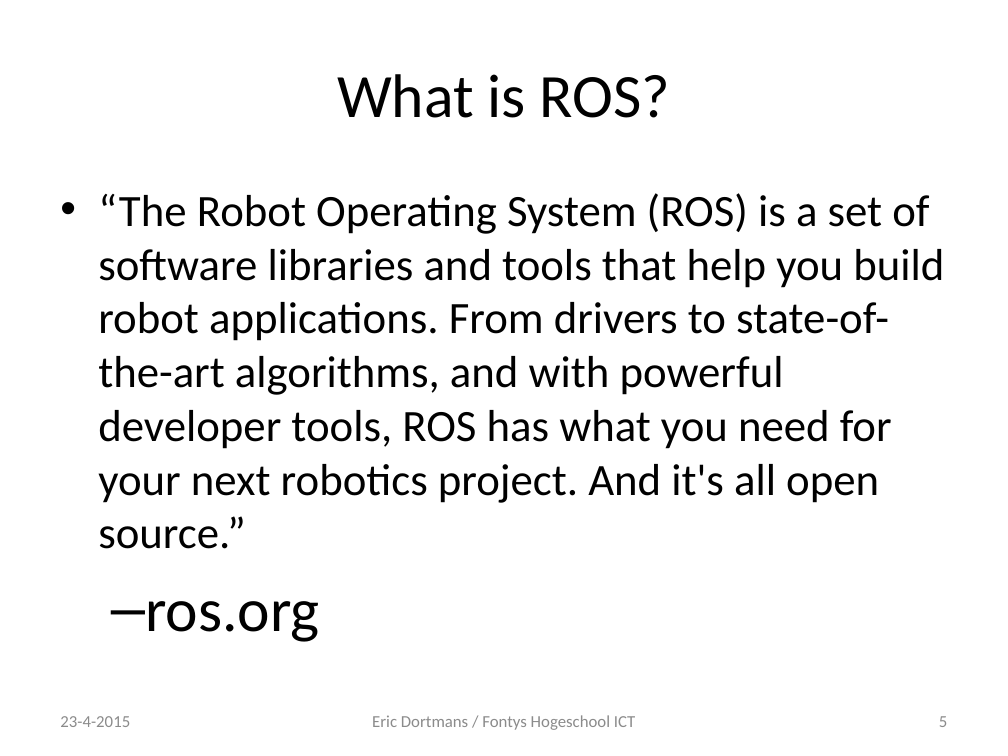
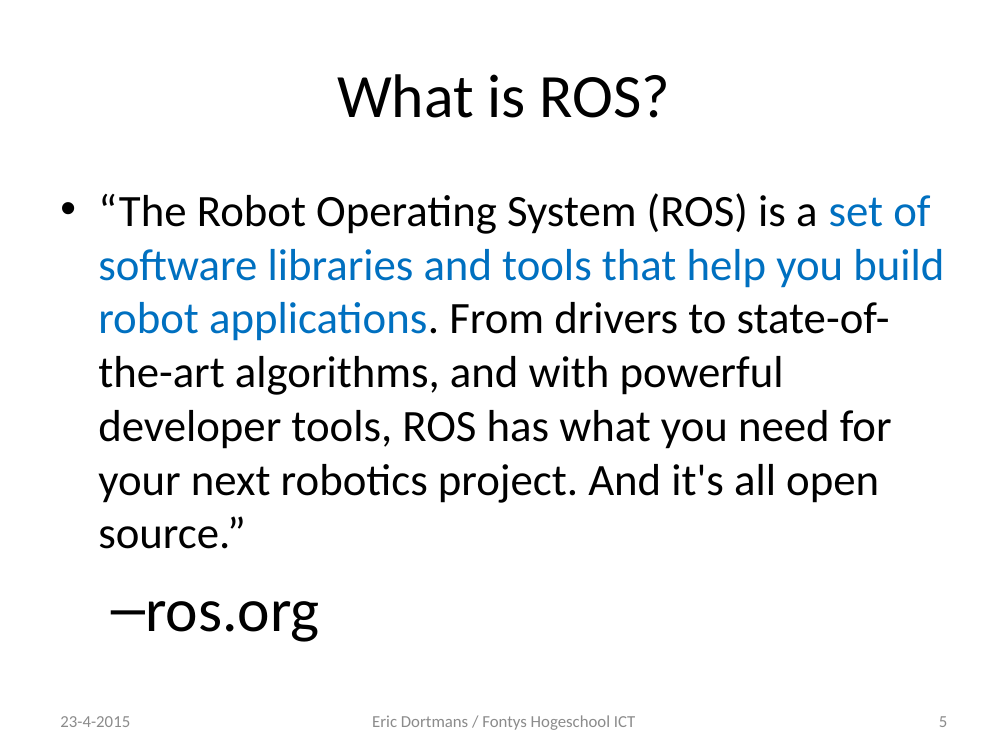
Before and after one commit to dortmans/ros_workshop, a slide deck: slide 5 of deel1.pptx. Drawn at 1008x756 pixels with LibreOffice and Linux fonts; fonts in the diff are those of the drawing. Boxes give left, top, right and bottom in pixels: in the first picture for what was removed or moved away, otherwise in the second. Text is boxed around its words. In the diff, an @@ line names an element or a change of style, - is before the commit and + after.

```diff
--- a/deel1.pptx
+++ b/deel1.pptx
@@ text at [98,193,944,549]: text colour #000000 to #0070C0 in "set of software libraries and tools that ..." @@
```
Also in this commit, not shown: 10 other slides changed, 1 slide added, 6 slides removed.
